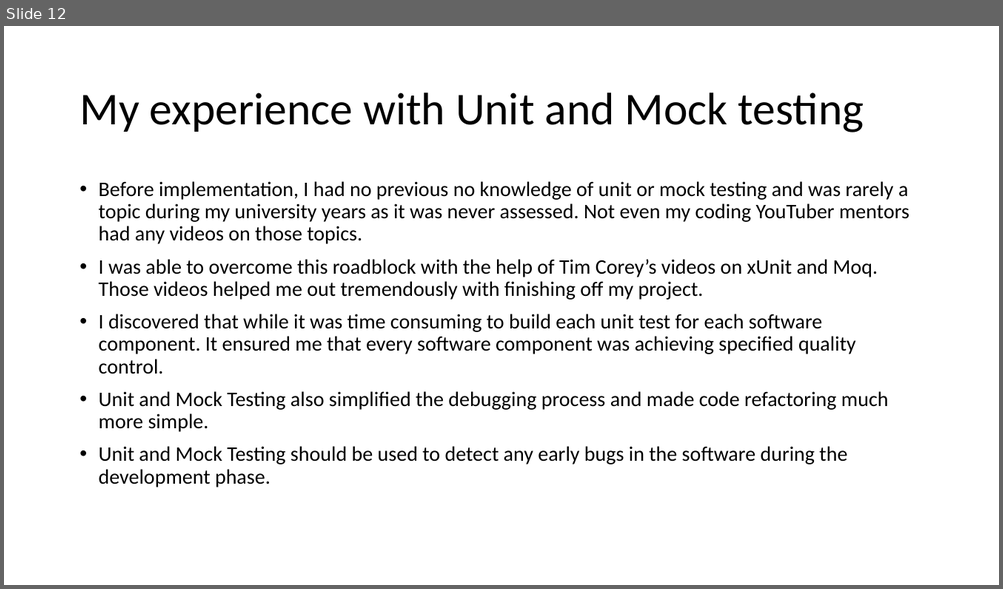
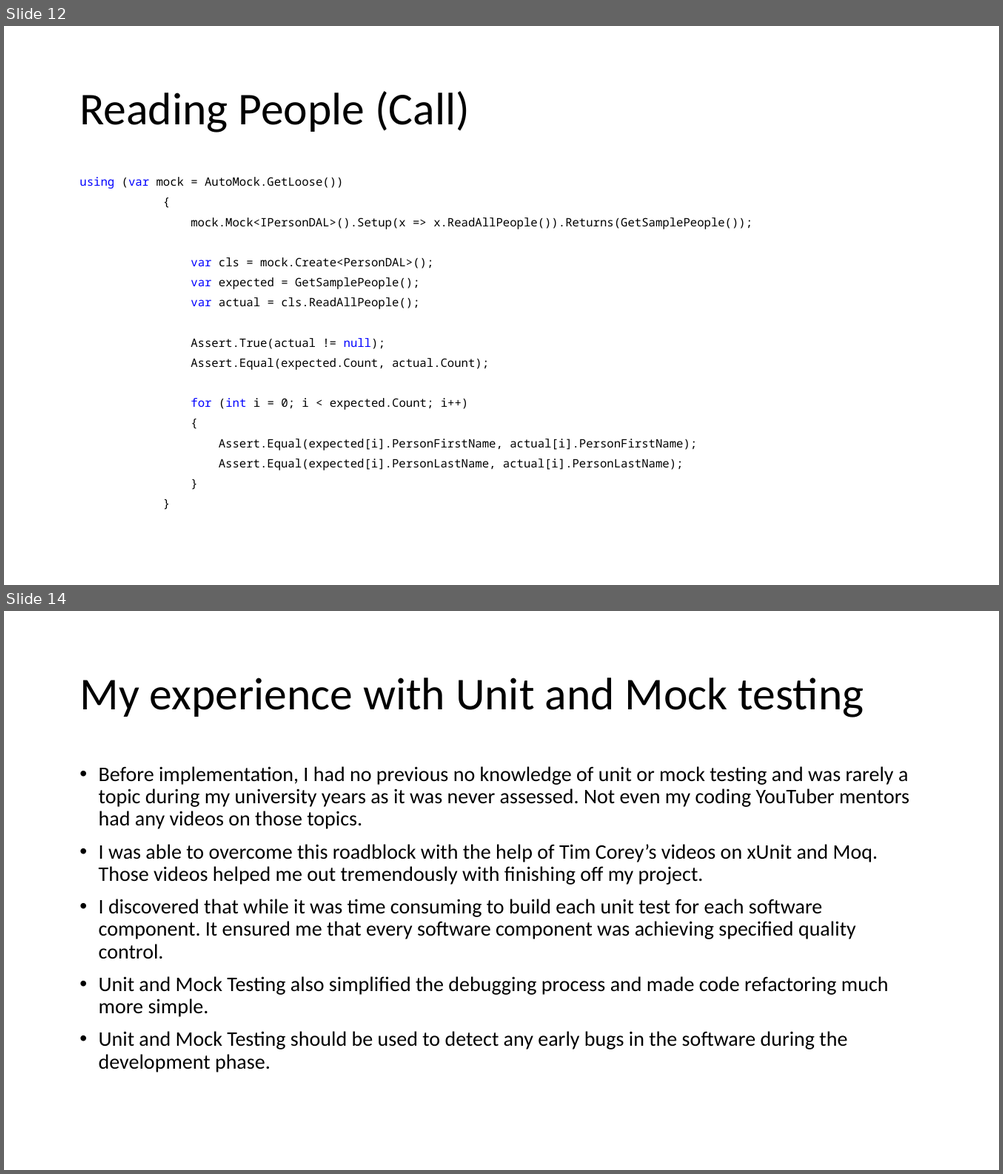
Before and after one commit to NickDotCore/dapper-crud-tutorial, a slide deck: PersonCRUD using C#, xUnit and Dapper.pptx. Shown one above the other, each under a label of ours: slide 12 before the commit, slides 12 and 14 after it; the slides between them are not shown. The pictures are 1003x589 and 1003x1174 pixels, drawn with LibreOffice and Linux fonts; fonts in the diff are those of the drawing. Boxes give left, top, right and bottom in pixels: in the first picture for what was removed or moved away, otherwise in the second. Text is boxed around its words. In the diff, an @@ line names an element or a change of style, - is before the commit and + after.

```diff
--- a/PersonCRUD using C#, xUnit and Dapper.pptx
+++ b/PersonCRUD using C#, xUnit and Dapper.pptx
@@ slide 12 added at [4, 26, 999, 585], background #FFFFFF @@
@@ title added at [79, 91, 469, 133], 44 pt, text #000000 @@
+Reading People (Call)
@@ text added at [79, 177, 752, 471], 11.2 pt, text #000000 @@
+using (var mock = AutoMock.GetLoose())
+{
+mock.Mock<IPersonDAL>().Setup(x => x.ReadAllPeople()).Returns(GetSamplePeople());
+var cls = mock.Create<PersonDAL>();
+var expected = GetSamplePeople();
+var actual = cls.ReadAllPeople();
+Assert.True(actual != null);
+Assert.Equal(expected.Count, actual.Count);
+for (int i = 0; i < expected.Count; i++)
+{
+Assert.Equal(expected[i].PersonFirstName, actual[i].PersonFirstName);
+Assert.Equal(expected[i].PersonLastName, actual[i].PersonLastName);
+}
+}
@@ what was slide 12 is now slide 14 @@
```
Also in this commit, not shown: 2 slides changed, 7 other slides added, 5 slides removed.
